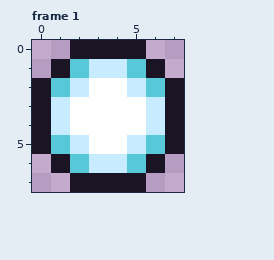
Two versions of one pixel-art file, src/art/sprites/orb.aseprite. Above is the file before it was changed.
8x8 pixels, 2 frames. Colours within 5 levels of each other are drawn and written as one. Shown: frame 1. The commit also changed other frames, which this record leaves out.
Once edited:
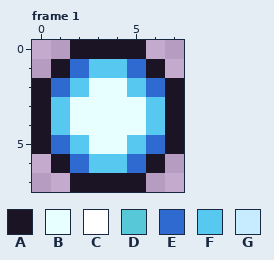
Palette (. is transparent): A #1b1424  B #e8ffff  C #ffffff  D #57c8d8  E #2f6ad0  F #57c8f0  G #c8ecff
Difference:
--- frame 1
@@ x 0..7 @@
 0 ..AAAA..
-1 .ADGGDA.
-2 ADGCCGDA
-3 AGCCCCGA
-4 AGCCCCGA
-5 ADGCCGDA
-6 .ADGGDA.
+1 .AEFFEA.
+2 AEFBBFEA
+3 AFBBBBFA
+4 AFBBBBFA
+5 AEFBBFEA
+6 .AEFFEA.
 7 ..AAAA..
Boxes around the changes in both pictures, in picture pixels (x1, y1, x2, y2):
changed: (51, 59, 165, 173)
